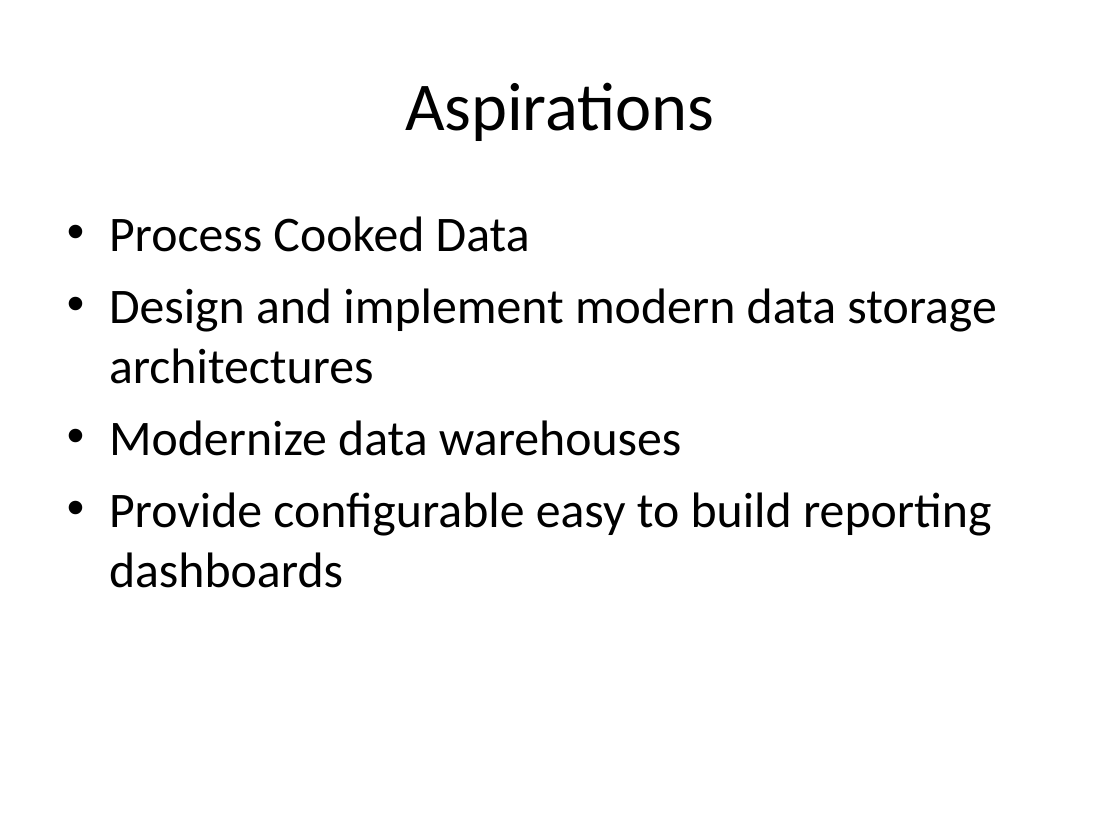
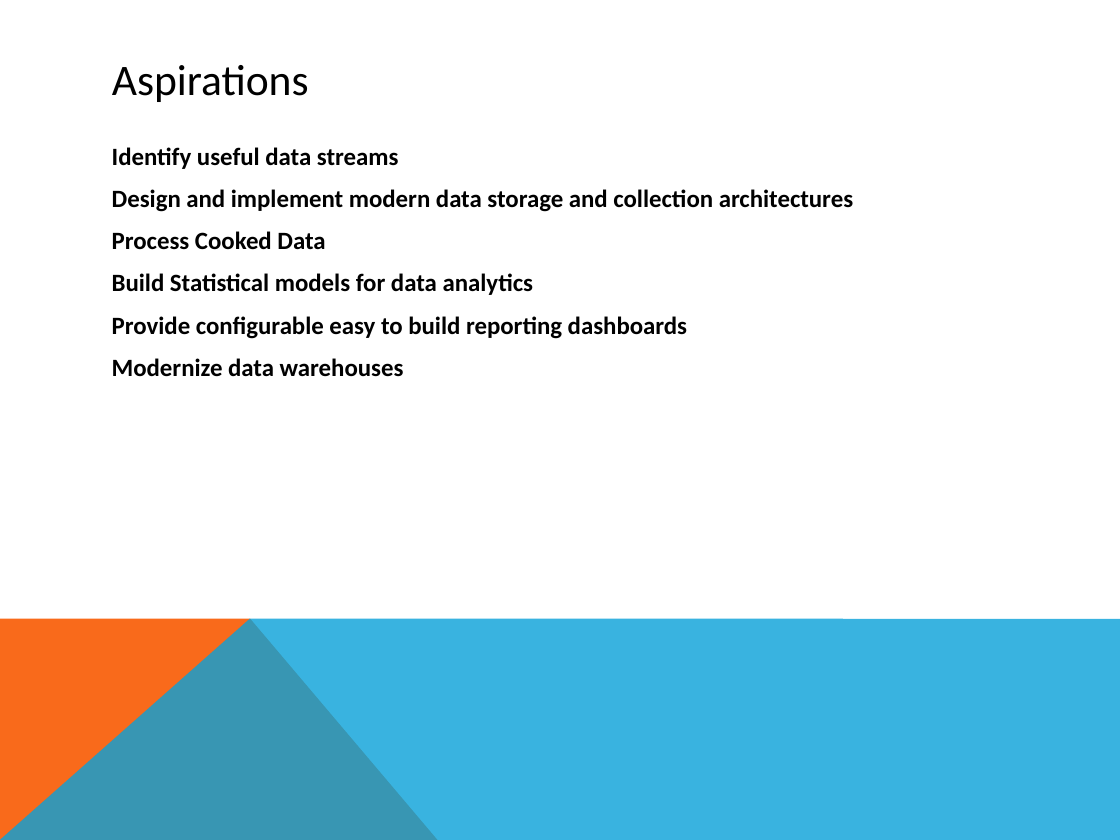
Before and after one commit to zainx01/Hiccup-analytics, a slide deck: slide 2 of Heekup.ppt. Drawn at 1120x840 pixels with LibreOffice and Linux fonts; fonts in the diff are those of the drawing. Boxes give left, top, right and bottom in pixels: in the first picture for what was removed or moved away, otherwise in the second. Text is boxed around its words. In the diff, an @@ line names an element or a change of style, - is before the commit and + after.

Commit message:
presentation update

```diff
--- a/Heekup.ppt
+++ b/Heekup.ppt
@@ title "Aspirations": place and size @@
-title "Aspirations" at (405,82,714,141)
+title "Aspirations" at (112,65,309,102)
@@ title "Aspirations" at (112,65,309,102): size 44 to 28 pt; alignment centre to left @@
@@ text "Identify useful data streams": place and size @@
-text "Identify useful data streams" at (109,216,996,588)
+text "Identify useful data streams" at (112,147,853,377)
@@ text at (112,147,853,212): paragraphs added @@
+Identify useful data streams
+Design and implement modern data storage and collection architectures
@@ text at (112,231,404,377): size 32 to 16 pt, bold on in "Process Cooked Data", "Modernize data warehouses"; bullet • to none @@
@@ text at (112,273,687,339): text changed; size 32 to 16 pt; bold on @@
-• Design and implement modern data storage architectures
+Build Statistical models for data analytics
+Provide configurable easy to build reporting dashboards
@@ text at (109,492,991,588): paragraph removed @@
-• Provide configurable easy to build reporting dashboards
@@ freeform shape added at (0,618,438,840), fill #F96A1B @@
@@ freeform shape added at (0,618,1120,840), fill #08A1D9 at 80% opacity @@
```
Also in this commit, not shown: 5 other slides changed.
